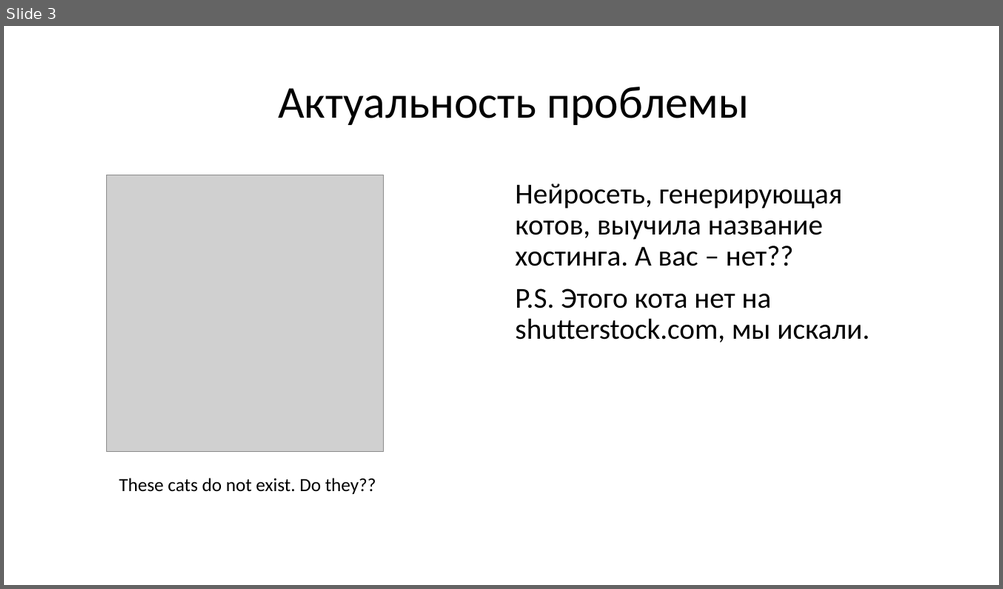
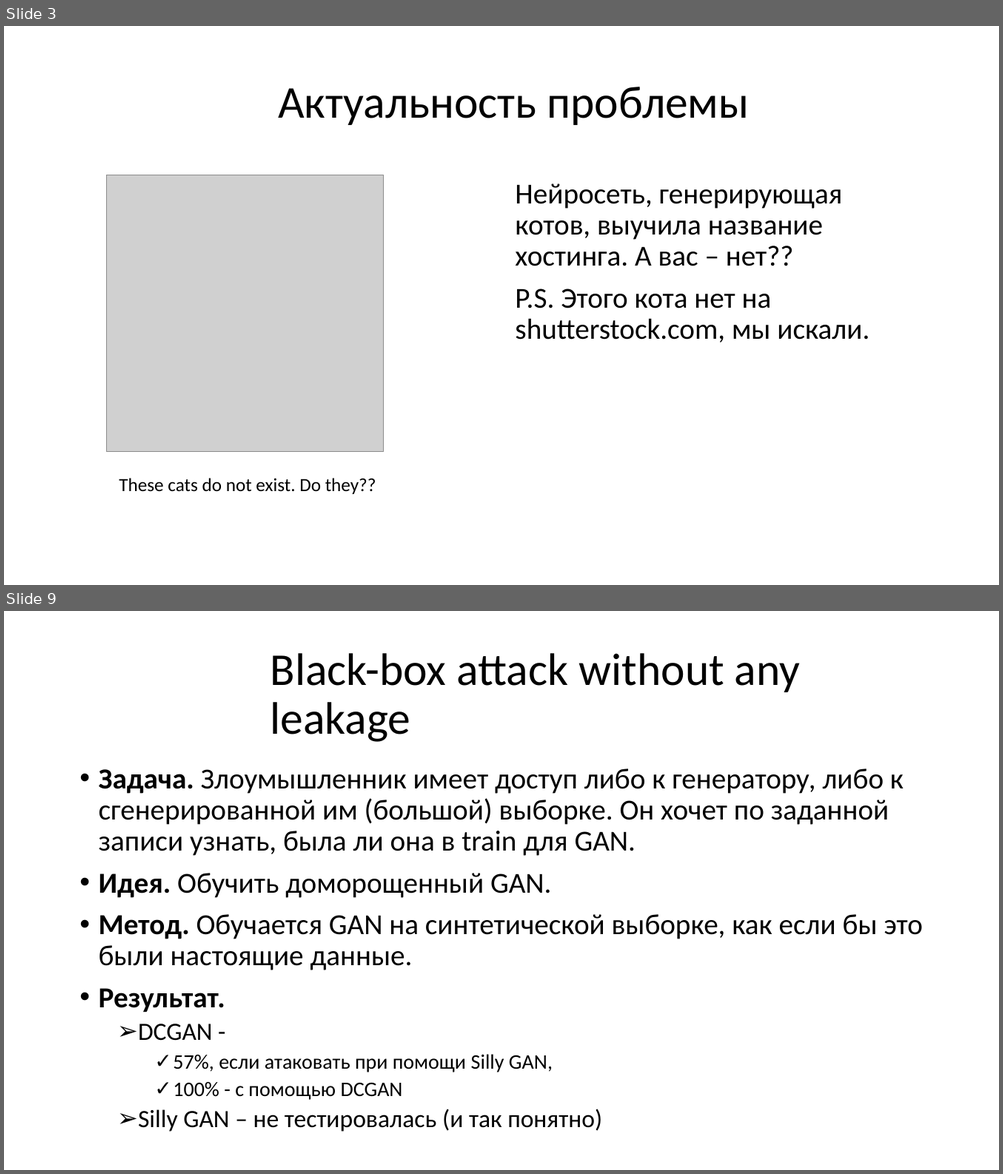
Before and after one commit to Private-ML/gan, a slide deck: GAN MNIST/some slides.pptx. Shown one above the other, each under a label of ours: slide 3 before the commit, slides 3 and 9 after it; the slides between them are not shown. The pictures are 1003x589 and 1003x1174 pixels, drawn with LibreOffice and Linux fonts; fonts in the diff are those of the drawing; grey boxes stand for pictures; background and template pictures are left out. Boxes give left, top, right and bottom in pixels: in the first picture for what was removed or moved away, otherwise in the second. Text is boxed around its words. In the diff, an @@ line names an element or a change of style, - is before the commit and + after.

```diff
--- a/GAN MNIST/some slides.pptx
+++ b/GAN MNIST/some slides.pptx
@@ slide 9 added at (x1=4, y1=611, x2=999, y2=1170), background picture (left out) @@
@@ title added at (x1=270, y1=653, x2=800, y2=742), 44 pt, text #000000 @@
+Black-box attack without any leakage
@@ text added at (x1=99, y1=769, x2=922, y2=1131), 28 pt, text #000000 @@
+• Задача. Злоумышленник имеет доступ либо к генератору, либо к сгенерированной им (большой) выборке. Он хочет по заданной записи узнать, была ли она в train для GAN.
+• Идея. Обучить доморощенный GAN.
+• Метод. Обучается GAN на синтетической выборке, как если бы это были настоящие данные.
+• Результат.
+  ➢ DCGAN -
+    ✓ 57%, если атаковать при помощи Silly GAN,
+    ✓ 100% - с помощью DCGAN
+  ➢ Silly GAN – не тестировалась (и так понятно)
```
Also in this commit, not shown: 5 slides changed, 7 other slides added.
